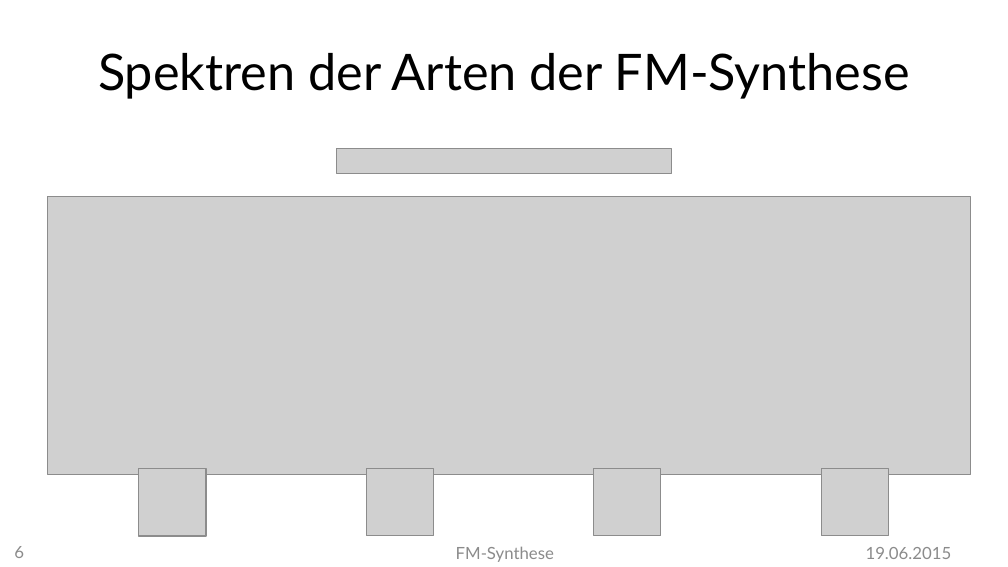
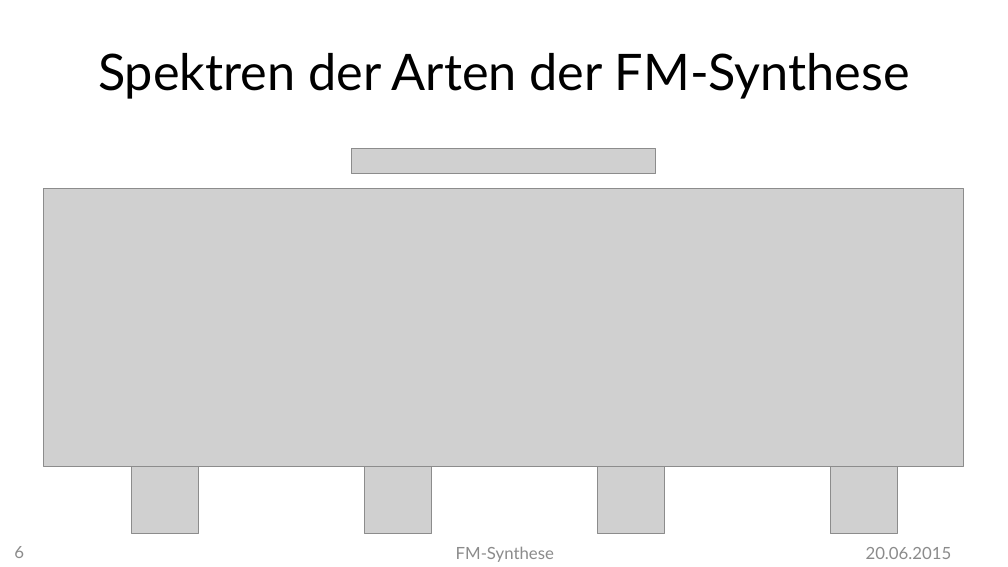
Before and after one commit to MBulli/VSeminar, a slide deck: slide 6 of Praesentation/FMSynthese-Gary.pptx. Drawn at 1008x567 pixels with LibreOffice and Linux fonts; fonts in the diff are those of the drawing; grey boxes stand for pictures; background and template pictures are left out. Boxes give left, top, right and bottom in pixels: in the first picture for what was removed or moved away, otherwise in the second. Text is boxed around its words. In the diff, an @@ line names an element or a change of style, - is before the commit and + after.

```diff
--- a/Praesentation/FMSynthese-Gary.pptx
+++ b/Praesentation/FMSynthese-Gary.pptx
@@ picture resized from (x1=337, y1=148, x2=671, y2=173) to (x1=351, y1=148, x2=655, y2=173) @@
@@ picture moved from (x1=47, y1=197, x2=970, y2=475) to (x1=43, y1=188, x2=964, y2=468) @@
@@ picture moved from (x1=139, y1=469, x2=207, y2=536) to (x1=132, y1=467, x2=200, y2=534) @@
@@ picture moved from (x1=594, y1=469, x2=661, y2=536) to (x1=598, y1=467, x2=665, y2=534) @@
@@ picture moved from (x1=822, y1=469, x2=889, y2=536) to (x1=830, y1=467, x2=897, y2=534) @@
@@ text at (x1=866, y1=547, x2=952, y2=559): text changed @@
-19.06.2015
+20.06.2015
```
Also in this commit, not shown: 20 other slides changed, 1 slide added, 17 other files.
